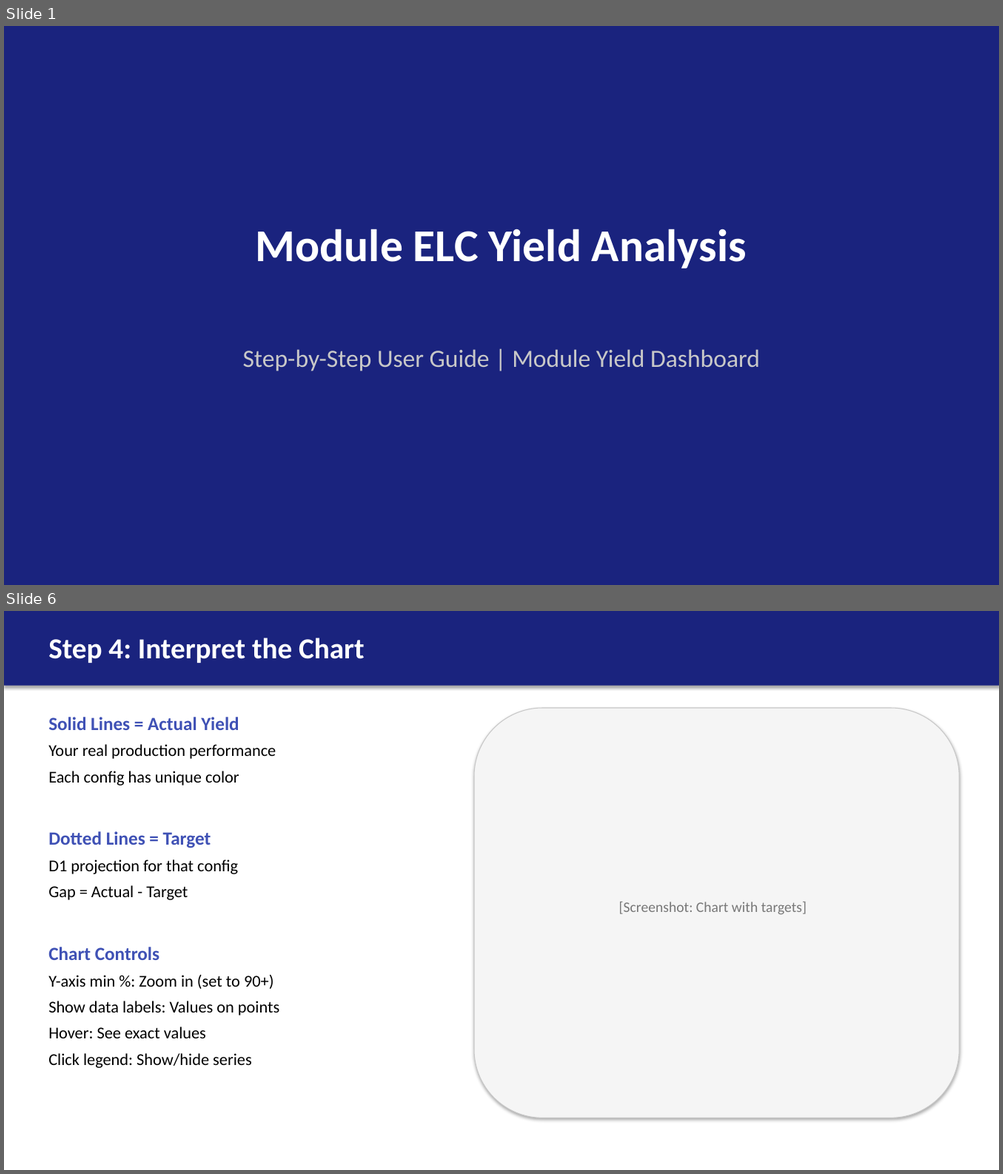
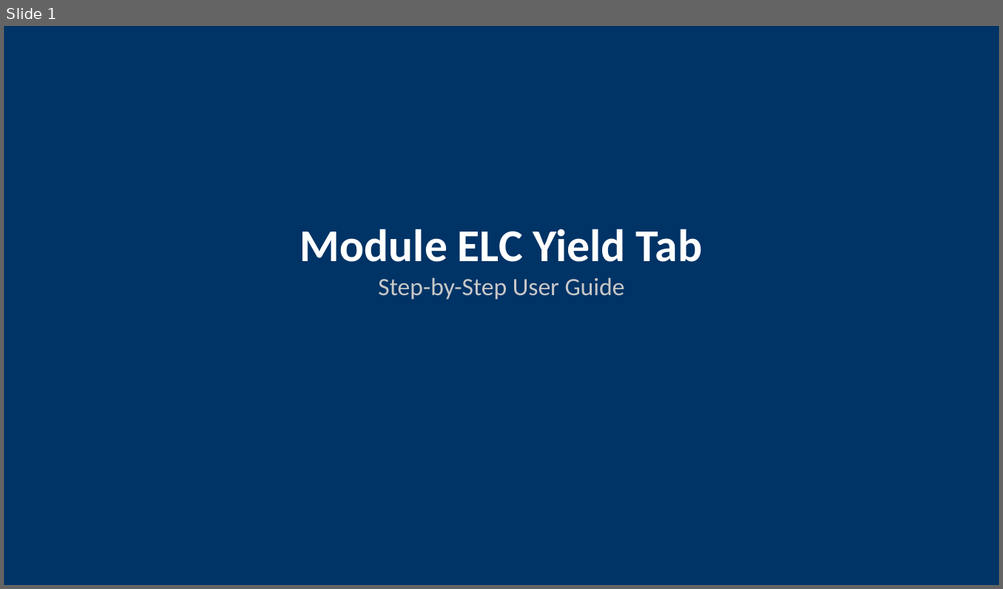
Before and after one commit to ASEGARAN/MODULE_YIELD_DASHBOARD, a slide deck: Module_ELC_Yield_User_Guide.pptx. Shown one above the other, each under a label of ours: slides 1 and 6 before the commit, slide 1 after it; the slides between them are not shown. The pictures are 1003x1174 and 1003x589 pixels, drawn with LibreOffice and Linux fonts; fonts in the diff are those of the drawing. Boxes give left, top, right and bottom in pixels: in the first picture for what was removed or moved away, otherwise in the second. Text is boxed around its words. In the diff, an @@ line names an element or a change of style, - is before the commit and + after.

Commit message:
Enhance Module ELC Yield user guide with ASCII mockups
- 12 slides with embedded visual mockups
- Step-by-step workflow from sidebar to targets
- Warning message explanation
- Available config reference
- Quick reference card
- No external screenshot dependencies

```diff
--- a/Module_ELC_Yield_User_Guide.pptx
+++ b/Module_ELC_Yield_User_Guide.pptx
@@ slide 6 removed at (4,611,999,1170), background #FFFFFF @@
@@ rectangle removed at (4,611,999,686) @@
@@ text removed at (48,638,364,663) @@
-Step 4: Interpret the Chart
@@ text removed at (48,717,279,1068) @@
-Solid Lines = Actual Yield
-Your real production performance
-Each config has unique color
-Dotted Lines = Target
-D1 projection for that config
-Gap = Actual - Target
-Chart Controls
-Y-axis min %: Zoom in (set to 90+)
-Show data labels: Values on points
-Hover: See exact values
-Click legend: Show/hide series
@@ rounded rectangle removed at (474,708,959,1119) @@
@@ text removed at (619,902,806,915) @@
-[Screenshot: Chart with targets]
@@ slide 1 changed as well @@
@@ rectangle at (4,26,999,585): fill #1A237E to #003366 @@
@@ text at (300,229,702,300): text changed; size 44 to 24 pt; text colour #FFFFFF to #C8C8C8; bold off @@
-Module ELC Yield Analysis
+Module ELC Yield Tab
+Step-by-Step User Guide
@@ text removed at (243,349,760,372) @@
-Step-by-Step User Guide | Module Yield Dashboard
```
Also in this commit, not shown: 11 slides added, 8 other slides removed.
